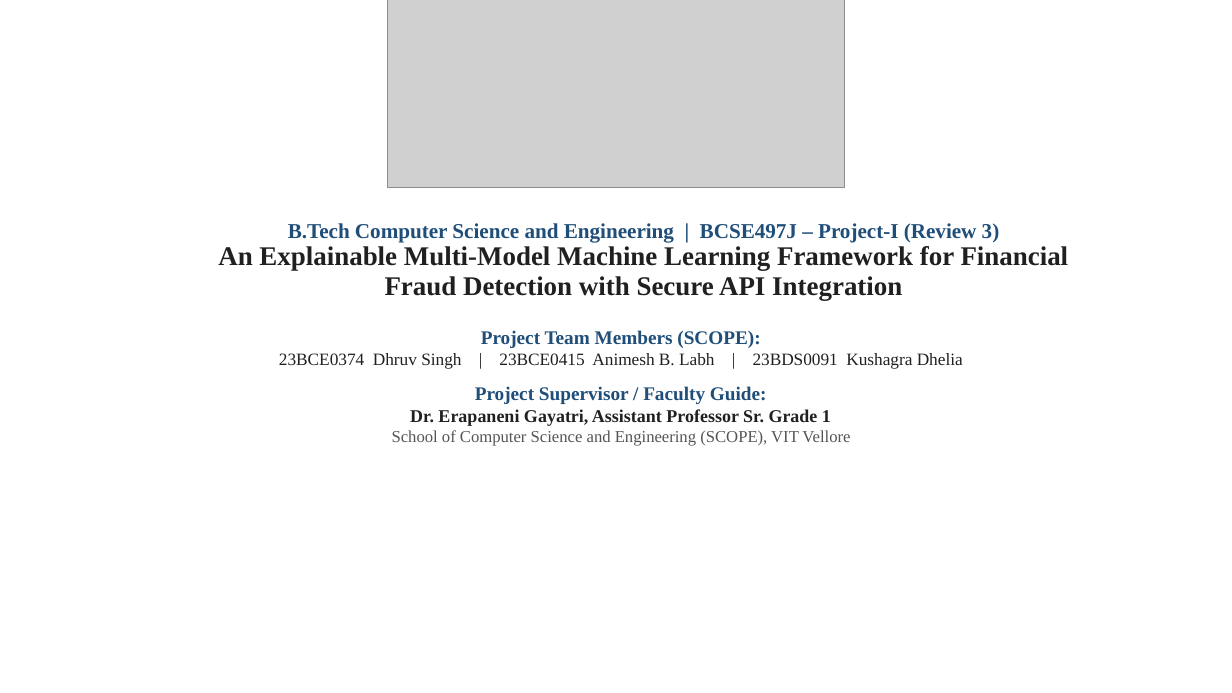
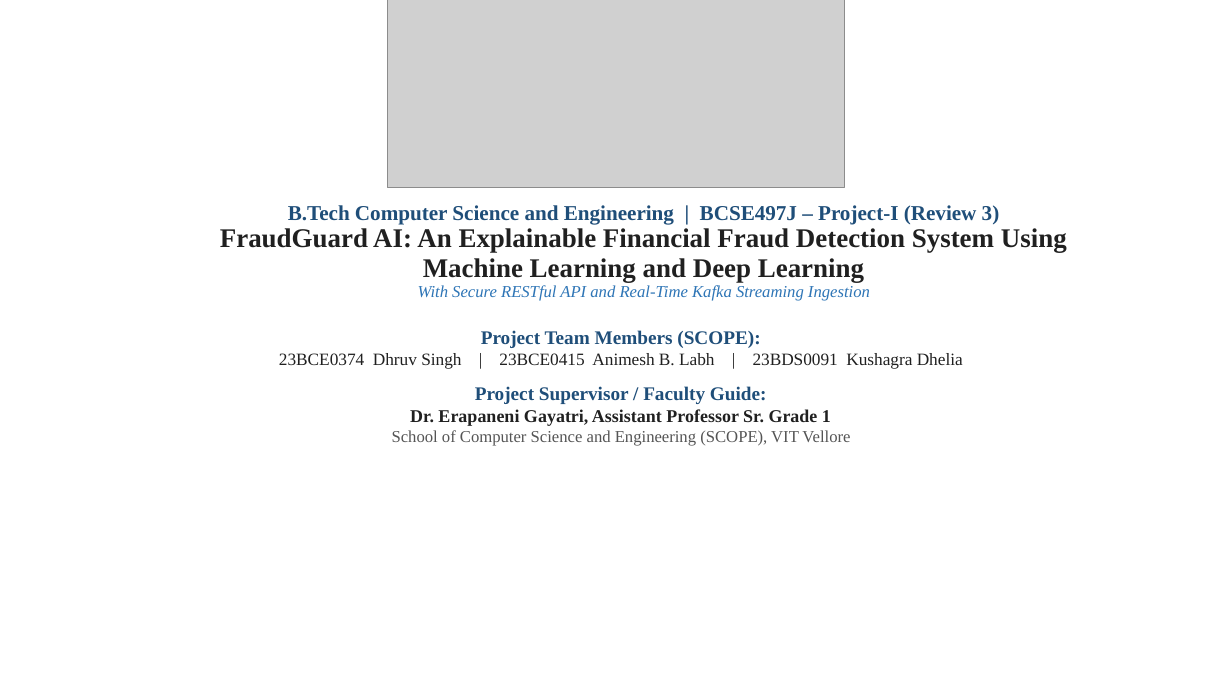
Before and after one commit to animeshlabh57-rgb/AI-Based-Financial-Fraud-Detection-System, a slide deck: slide 1 of docs/Review 3- 28-10- 2026 (1).pptx. Drawn at 1232x693 pixels with LibreOffice and Linux fonts; fonts in the diff are those of the drawing; grey boxes stand for pictures. Boxes give left, top, right and bottom in pixels: in the first picture for what was removed or moved away, otherwise in the second. Text is boxed around its words. In the diff, an @@ line names an element or a change of style, - is before the commit and + after.

Commit message:
Align Review 3 presentation with downloaded repository code and audit guidelines

```diff
--- a/docs/Review 3- 28-10- 2026 (1).pptx
+++ b/docs/Review 3- 28-10- 2026 (1).pptx
@@ title at (x1=220, y1=228, x2=1067, y2=300): text changed @@
-An Explainable Multi-Model Machine Learning Framework for Financial Fraud Detection with Secure API Integration
+FraudGuard AI: An Explainable Financial Fraud Detection System Using Machine Learning and Deep Learning
+With Secure RESTful API and Real-Time Kafka Streaming Ingestion
```
Also in this commit, not shown: 13 other slides changed, 4 slides added, 5 other files.
